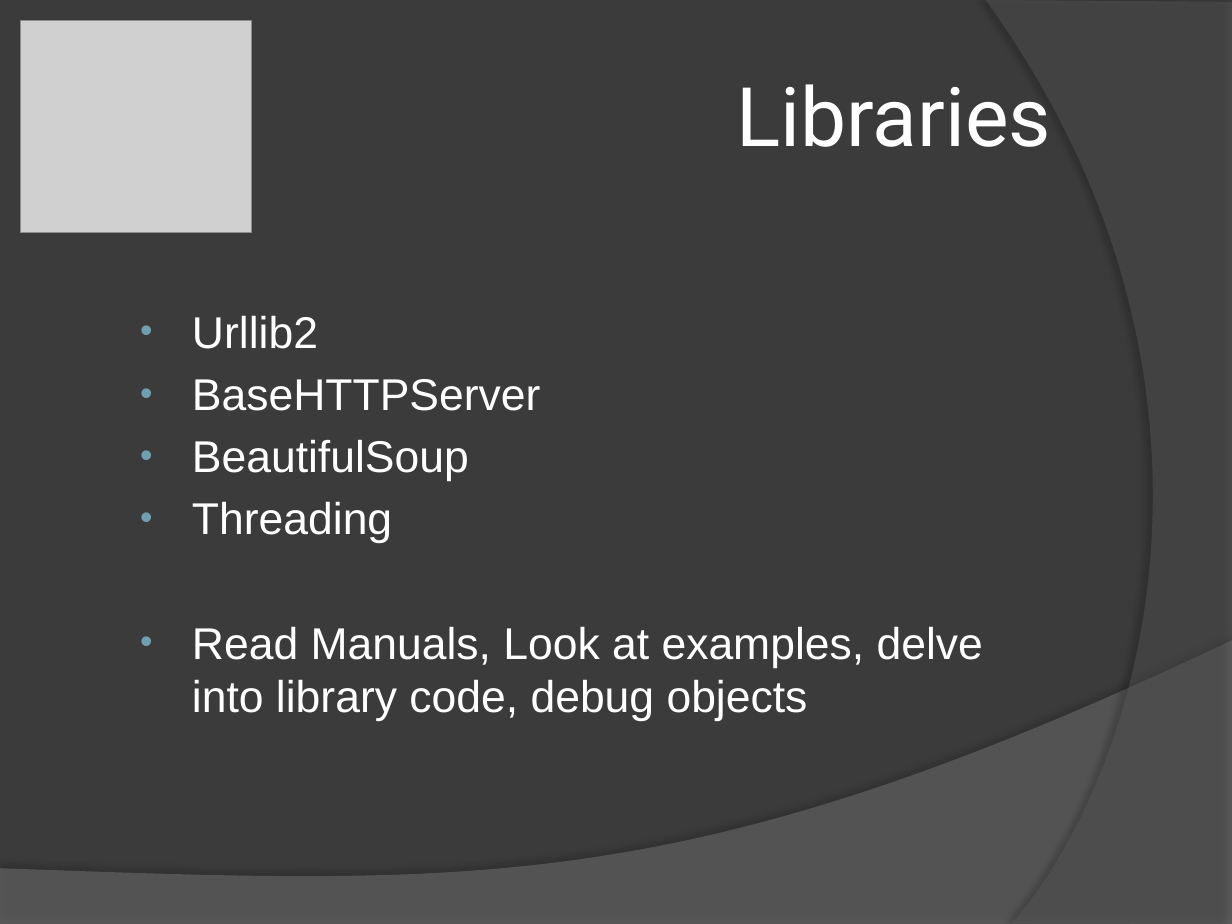
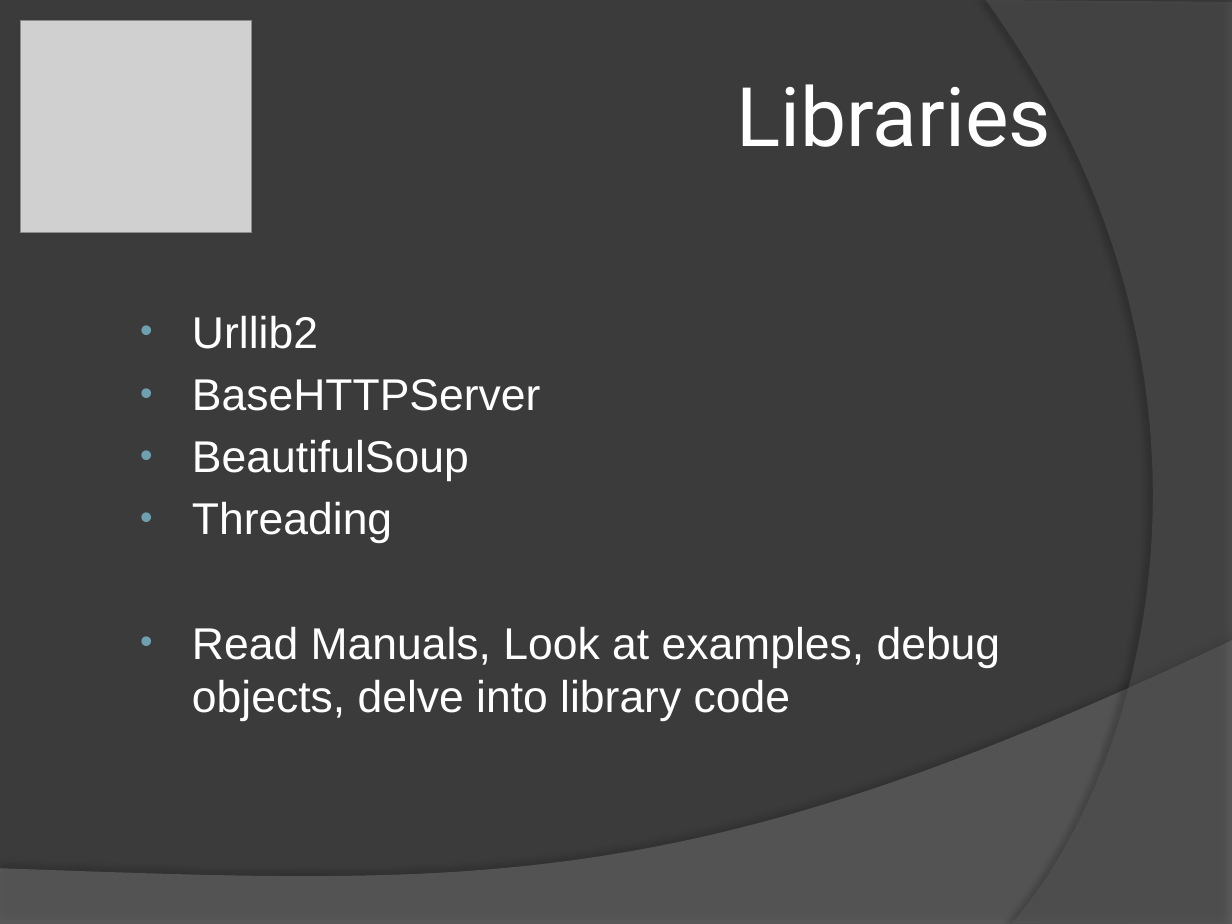
Before and after one commit to csComicRocket/ComicRocketProject, a slide deck: slide 30 of Documentation/RocketBooster-CapstonePresentation.pptx. Drawn at 1232x924 pixels with LibreOffice and Linux fonts; fonts in the diff are those of the drawing; grey boxes stand for pictures. Boxes give left, top, right and bottom in pixels: in the first picture for what was removed or moved away, otherwise in the second. Text is boxed around its words. In the diff, an @@ line names an element or a change of style, - is before the commit and + after.

```diff
--- a/Documentation/RocketBooster-CapstonePresentation.pptx
+++ b/Documentation/RocketBooster-CapstonePresentation.pptx
@@ text at (192,626,1001,721): text changed @@
-• Read Manuals, Look at examples, delve into library code, debug objects
+• Read Manuals, Look at examples, debug objects, delve into library code
```
Also in this commit, not shown: 13 other slides changed.
